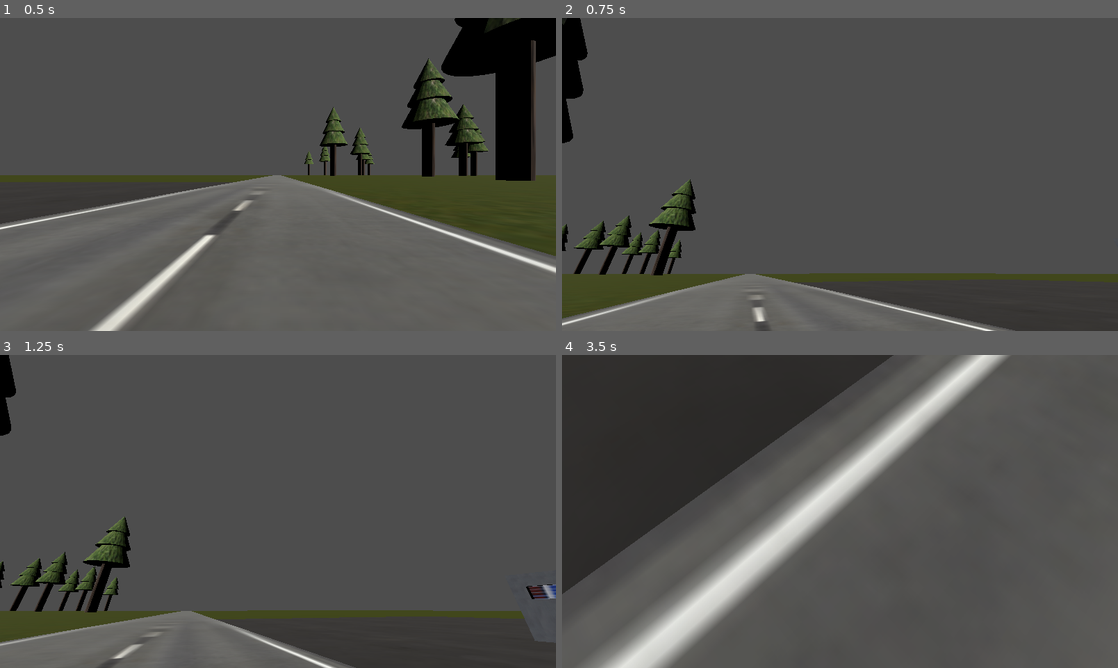
Above: before the commit, frames 1-4 (two rows, left to right).
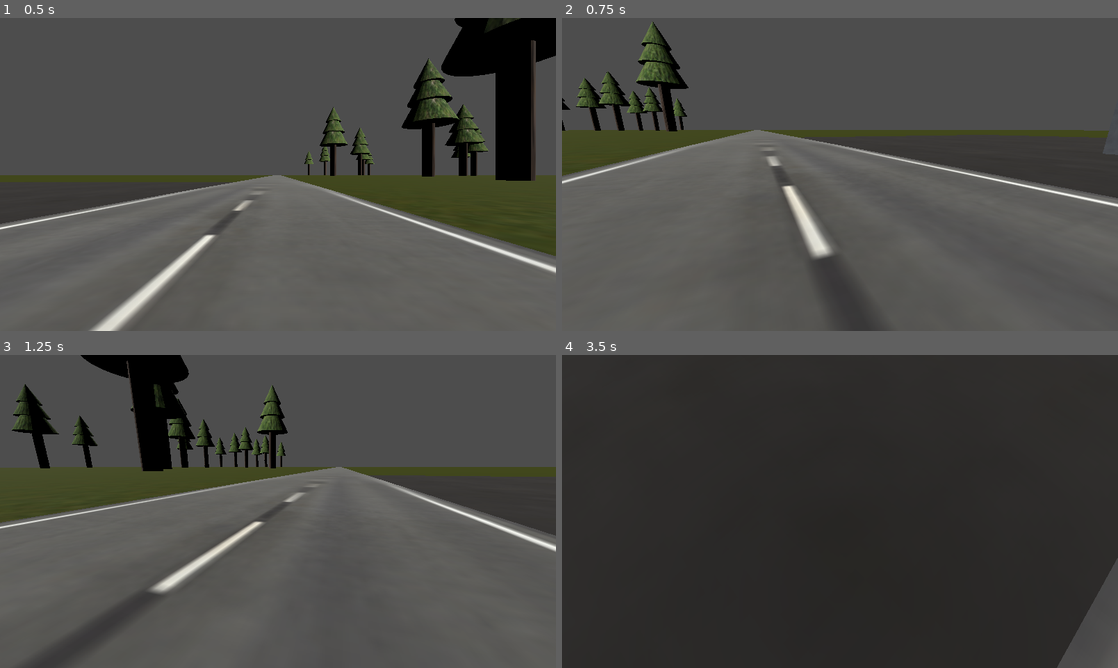
Above: after the commit, the same moments.

Repository: MrGoonAndWatch/WhatsEatingEarl
Game: Godot game, scene res://Scenes/gas_station_exterior.tscn
Two runs of this game, one before a commit and one after it. Both use one fixed random seed, a clock stepped at 60 frames per second and the inputs below.
Inputs (mouse positions are in pixels of both pictures, inside the frame that each line leads up to):
- Up to frame 1 (0.5 s): no input
- Up to frame 2 (0.75 s): tap Enter at 0.5 s; move the mouse to (962, 158) at 0.52 s; hold D (strafe_right) from 0.53 s (still down); tap Down (look_down) at 0.6 s
- Up to frame 3 (1.25 s): keep holding D (strafe_right); tap Left (look_left) at 0.8 s
- Up to frame 4 (3.5 s): move the mouse to (728, 527) at 1.27 s; release D (strafe_right) at 1.28 s; hold S (move_backwards) 1.28-2.03 s; tap Left (look_left) at 1.35 s; tap Right (look_right) at 1.55, 2.1 s; move the mouse to (895, 442) at 2.02 s; hold D (strafe_right) 2.03-2.78 s; tap Up (look_up) at 2.3, 2.85 s; move the mouse to (812, 574) at 2.77 s; hold W (move_forwards) from 2.78 s (still down); tap Down (look_down) at 3.05 s

Frame 1 is identical in both runs. In frame 2, 29% of the frame differs, in the area x 0-100%, y 0-100%; in frame 3, 33%; in frame 4, 75%.

Commit message:
Wire up look logic to controller/keyboard.

Diff:
--- a/Scripts/Player/player.gd
+++ b/Scripts/Player/player.gd
@@ -8,20 +8,26 @@
 
 # TODO: MOVE THESE IN TO A CONFIG DATA STRUCT!!!
 const MOUSE_SENSITIVITY: float = 0.01
-const CONTROLLER_SENSITIVITY: float = 10
+const GAMEPAD_LOOK_SENSITIVITY: float = 10
 
 func _physics_process(delta: float) -> void:
 	velocity = get_movement(delta)
 	process_look(delta)
-
 	move_and_slide()
 
 func _input(event):
-	if event is InputEventMouseMotion:
-		print("mouse capture x=%s, y=%s" % [event.relative.x, event.relative.y])
-		rotate_camera(event.relative.x * MOUSE_SENSITIVITY, event.relative.y * MOUSE_SENSITIVITY)
-	# elif event is InputEventJoypadMotion:
+	if event is InputEventMouseMotion and event.relative != Vector2.ZERO:
+		# print("mouse capture %s" % [event.relative])
+		var mouse_dir = event.relative * MOUSE_SENSITIVITY
+		rotate_camera(mouse_dir)
+	# This works but ew.
+	# elif (event is InputEventJoypadMotion
+	#	and abs(event.axis_value) > GAMEPAD_DEADZONE):
 	#	print ("joypad motion captured %s" % [event])
+	#	if event.axis == RSTICK_H_AXISID: # 2
+	#		rotate_camera(event.axis_value, 0)
+	#	elif event.axis == RSTICK_V_AXISID: # 3
+	#		rotate_camera(0, event.axis_value)
 
 func get_movement(delta: float) -> Vector3:
 	var move_input = wee_constants.get_movement_vector()
@@ -32,15 +38,19 @@
 	var move_input_total = Vector3(move_input.x, 0, move_input.y) * delta * player_speed * run_mult
 	return move_input_total.rotated(Vector3.UP, rotating_parts.global_rotation.y)
 
+# Note: Mouse look is handled by _input(), this only handles keyboard/gamepad input.
 func process_look(delta: float) -> void:
 	var look_input = wee_constants.get_look_vector()
 	if look_input == Vector2.ZERO:
 		return
 
-func rotate_camera(x: float, y: float) -> void:
-	if x == 0 && y == 0:
+	look_input *= delta * GAMEPAD_LOOK_SENSITIVITY
+	rotate_camera(look_input)
+
+func rotate_camera(dir: Vector2) -> void:
+	if dir == Vector2.ZERO:
 		return
 
-	rotate_y(-x)
-	rotating_parts.rotate_x(-y)
+	rotate_y(-dir.x)
+	rotating_parts.rotate_x(-dir.y)
 	rotating_parts.rotation.x = clampf(rotating_parts.rotation.x, -deg_to_rad(VERT_LOOK_CAP_DEG), deg_to_rad(VERT_LOOK_CAP_DEG))
--- a/Scripts/wee_constants.gd
+++ b/Scripts/wee_constants.gd
@@ -12,11 +12,26 @@
 	const look_right: String = "look_right"
 	const run: String = "run"
 
+# Could be a config value, though piping it through to the static methods in this class might be jank.
+const GAMEPAD_DEADZONE: float = 0.1
+
 static func get_movement_vector() -> Vector2:
-	return Input.get_vector(controls.strafe_left, controls.strafe_right, controls.move_forwards, controls.move_backwards)
+	var move_vector = Input.get_vector(controls.strafe_left, controls.strafe_right, controls.move_forwards, controls.move_backwards)
+	return apply_deadzone(move_vector, GAMEPAD_DEADZONE)
 
 ###
-# ONLY WORKS FOR CONTROLLER LOOK AND KEYBOARD LOOK... IDK WHY BUT I CAN'T BIND MOUSE MOVEMENTS TO INPUTS IN GODOT!!!
+# ONLY WORKS FOR CONTROLLER LOOK AND KEYBOARD LOOK...
+# IDK WHY BUT I CAN'T BIND MOUSE MOVEMENTS TO INPUTS IN GODOT!!!
 ###
 static func get_look_vector() -> Vector2:
-	return Input.get_vector(controls.look_left, controls.look_right, controls.look_up, controls.look_down)
+	var look_vector = Input.get_vector(controls.look_left, controls.look_right, controls.look_up, controls.look_down)
+	return apply_deadzone(look_vector, GAMEPAD_DEADZONE)
+
+static func apply_deadzone(vec: Vector2, deadzone: float) -> Vector2:
+	var x = vec.x
+	var y = vec.y
+	if abs(x) < deadzone:
+		x = 0
+	if abs(vec.y) < deadzone:
+		y = 0
+	return Vector2(x, y)
